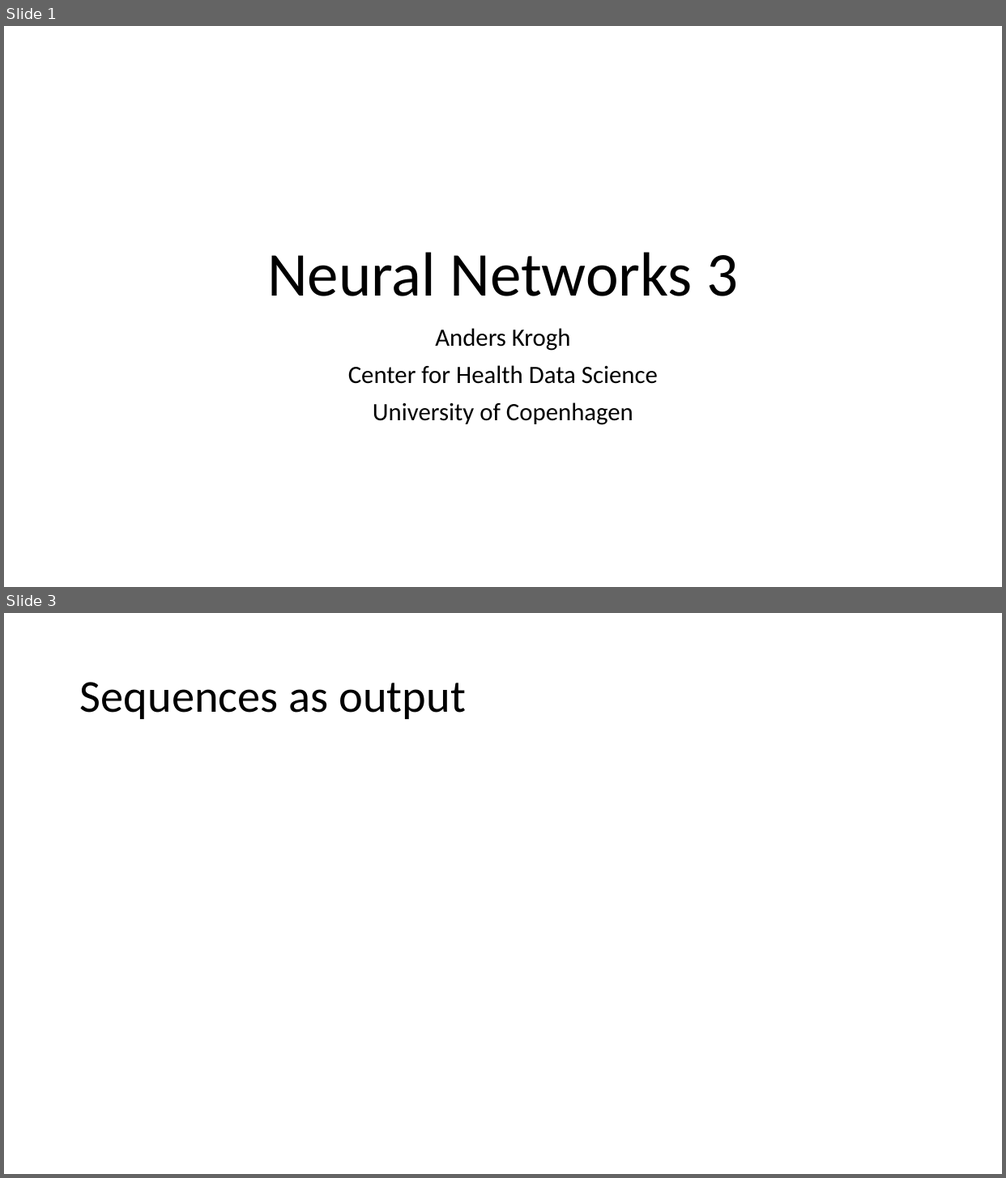
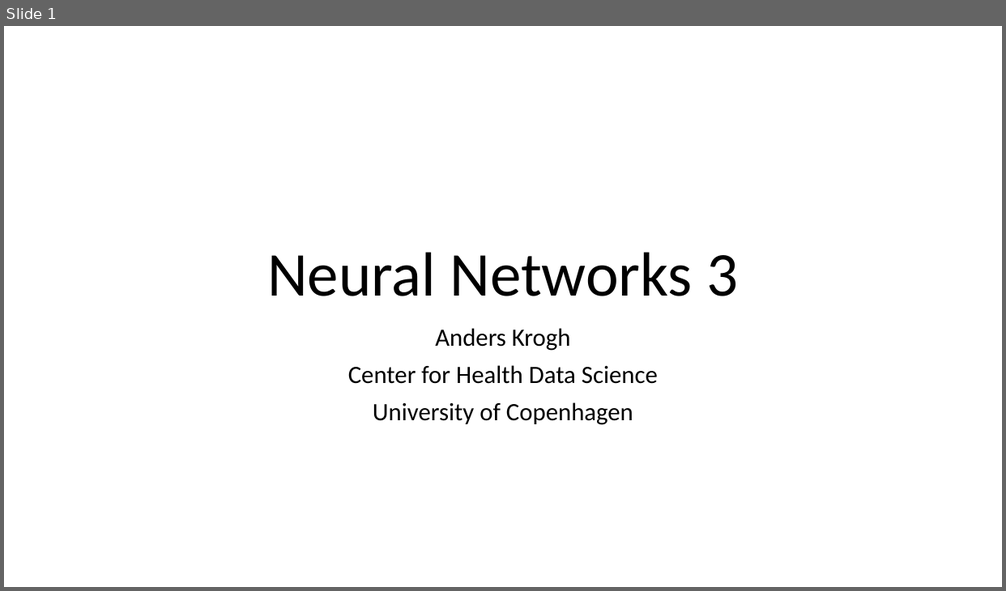
Before and after one commit to Center-for-Health-Data-Science/IntroToML, a slide deck: Day2/NNintro3.pptx. Shown one above the other, each under a label of ours: slides 1 and 3 before the commit, slide 1 after it; the slides between them are not shown. The pictures are 1006x1178 and 1006x591 pixels, drawn with LibreOffice and Linux fonts; fonts in the diff are those of the drawing. Boxes give left, top, right and bottom in pixels: in the first picture for what was removed or moved away, otherwise in the second. Text is boxed around its words. In the diff, an @@ line names an element or a change of style, - is before the commit and + after.

```diff
--- a/Day2/NNintro3.pptx
+++ b/Day2/NNintro3.pptx
@@ slide 3 removed at (x1=4, y1=613, x2=1002, y2=1174), background #FFFFFF @@
@@ title removed at (x1=80, y1=682, x2=465, y2=719) @@
-Sequences as output
```
Also in this commit, not shown: 7 slides added, 5 other slides removed, 5 other files.
